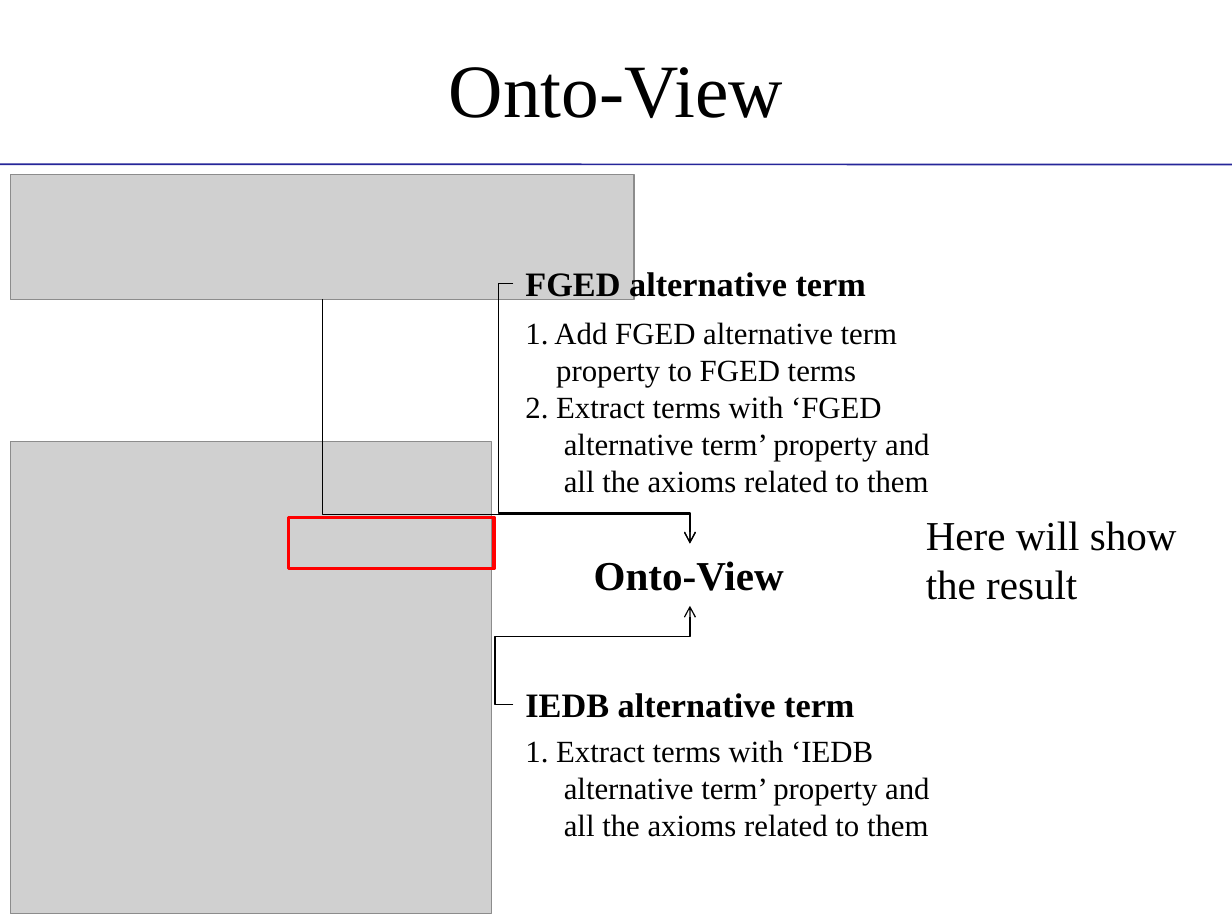
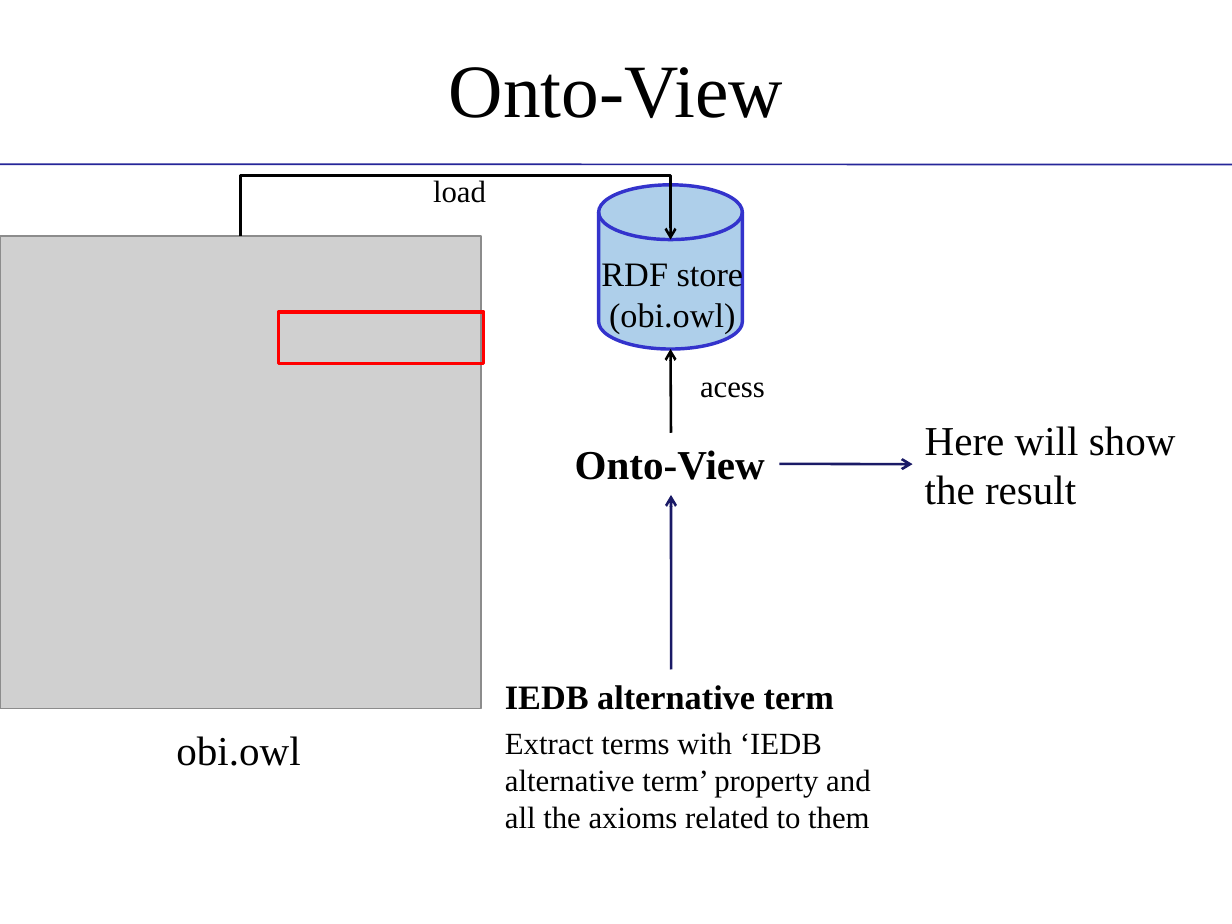
Before and after one commit to obi-ontology/obi-legacy-svn, a slide deck: slide 15 of trunk/docs/presentations/OBI tutorial July 2011 ICBO/MIREOT-View.pptx. Drawn at 1232x924 pixels with LibreOffice and Linux fonts; fonts in the diff are those of the drawing; grey boxes stand for pictures; background and template pictures are left out. Boxes give left, top, right and bottom in pixels: in the first picture for what was removed or moved away, otherwise in the second. Text is boxed around its words. In the diff, an @@ line names an element or a change of style, - is before the commit and + after.

```diff
--- a/trunk/docs/presentations/OBI tutorial July 2011 ICBO/MIREOT-View.pptx
+++ b/trunk/docs/presentations/OBI tutorial July 2011 ICBO/MIREOT-View.pptx
@@ picture removed at (x1=10, y1=175, x2=633, y2=299) @@
@@ elbow arrow added from (240, 237) to (670, 239), #000000 1.5 pt @@
@@ text added at (x1=433, y1=180, x2=486, y2=203), 18 pt, text #000000 @@
+load
@@ cylinder added at (x1=599, y1=185, x2=743, y2=349), fill #AECFEA, outline #3333CC 2 pt @@
@@ picture moved from (x1=10, y1=441, x2=490, y2=913) to (x1=0, y1=237, x2=480, y2=708) @@
@@ text removed at (x1=525, y1=269, x2=866, y2=303) @@
-FGED alternative term
@@ text added at (x1=601, y1=259, x2=744, y2=334), 20 pt, text #000000 @@
+RDF store
+(obi.owl)
@@ elbow arrow removed from (323, 299) to (690, 543) @@
@@ elbow arrow removed from (514, 283) to (690, 543) @@
@@ rectangle moved from (x1=288, y1=517, x2=494, y2=569) to (x1=278, y1=312, x2=484, y2=363) @@
@@ text removed at (x1=525, y1=322, x2=929, y2=493) @@
-1. Add FGED alternative term
-property to FGED terms
-2. Extract terms with ‘FGED
-alternative term’ property and
-all the axioms related to them
@@ arrow added from (671, 432) to (670, 349), #000000 1.5 pt @@
@@ text added at (x1=700, y1=382, x2=765, y2=398), 18 pt, text #000000 @@
+acess
@@ text "Here will show" moved from (x1=926, y1=521, x2=1177, y2=600) to (x1=925, y1=426, x2=1176, y2=505) @@
@@ text "Onto-View" moved from (x1=594, y1=561, x2=784, y2=591) to (x1=575, y1=450, x2=765, y2=480) @@
@@ arrow added from (780, 464) to (913, 464), #191966 1.5 pt @@
@@ arrow added from (671, 669) to (671, 495), #191966 1.5 pt @@
@@ elbow arrow removed from (514, 705) to (690, 606) @@
@@ text "IEDB alternative term" moved from (x1=525, y1=693, x2=854, y2=718) to (x1=505, y1=685, x2=834, y2=710) @@
@@ text "Extract terms with ‘IEDB" moved from (x1=525, y1=740, x2=929, y2=837) to (x1=505, y1=732, x2=870, y2=829) @@
@@ text added at (x1=176, y1=736, x2=300, y2=766), 24 pt, text #000000 @@
+obi.owl
@@ text at (x1=505, y1=732, x2=822, y2=755): text changed @@
-1. Extract terms with ‘IEDB
+Extract terms with ‘IEDB
```
Also in this commit, not shown: 4 other slides changed, 1 slide added.
